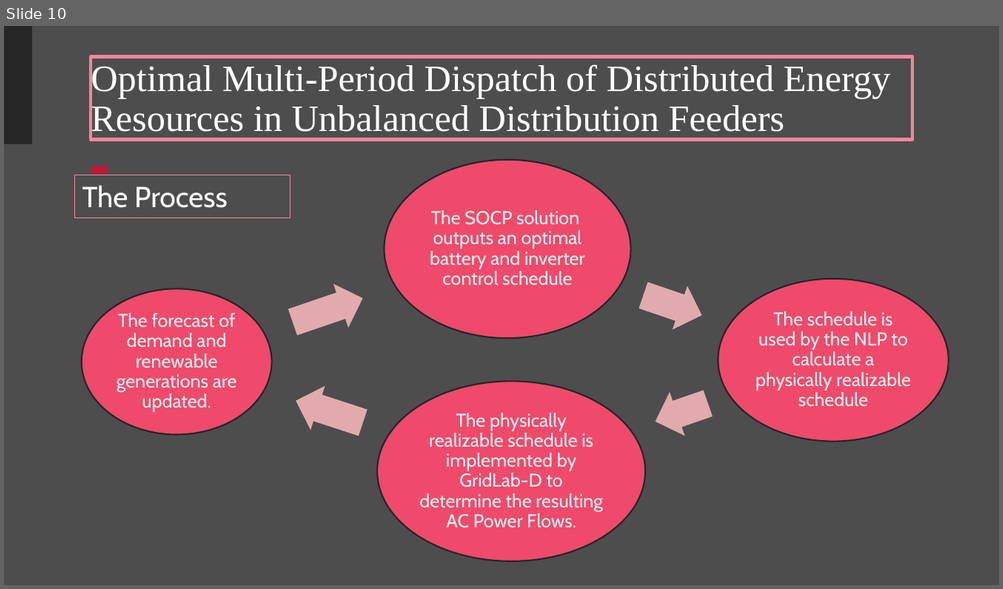
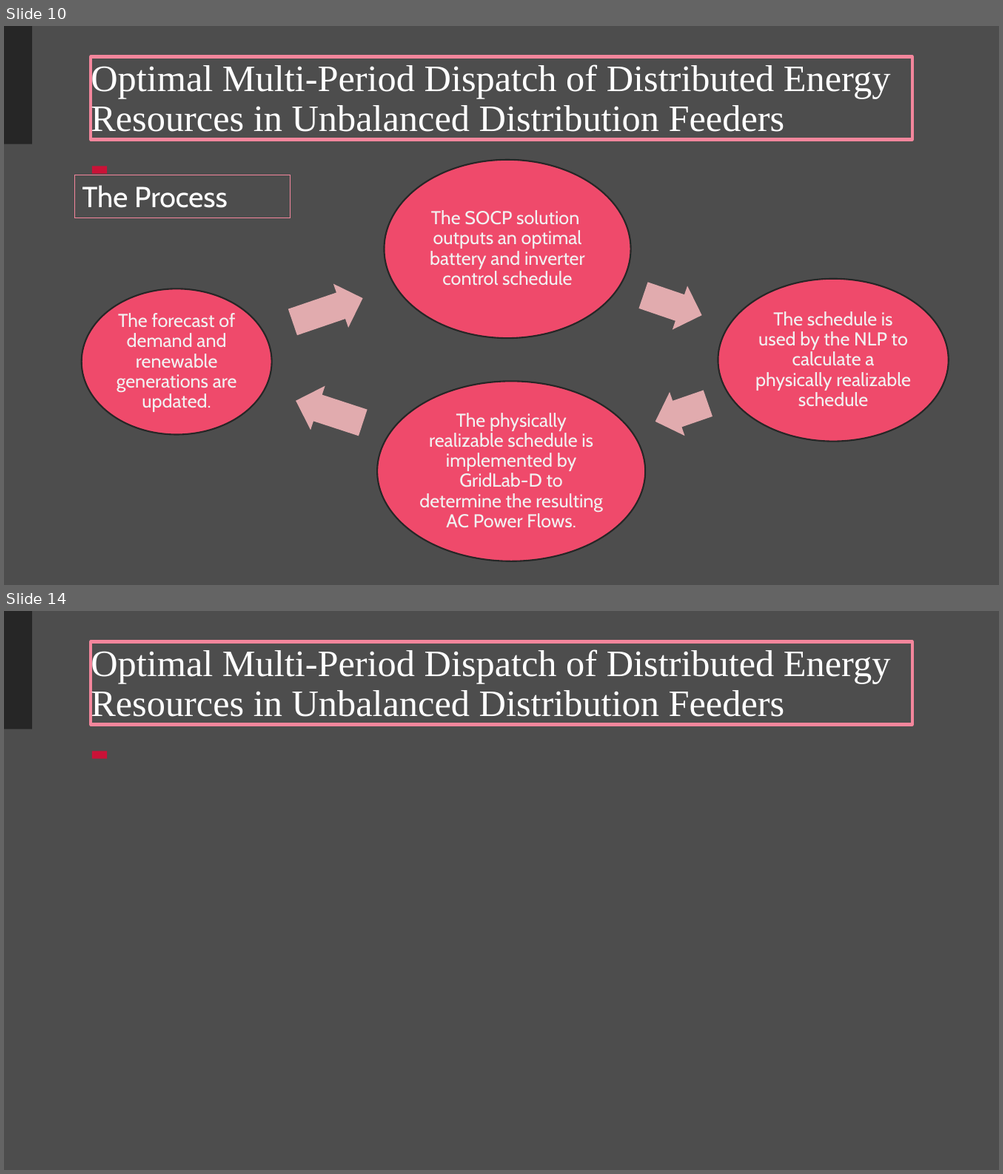
Before and after one commit to Realife-Brahmin/OriginalDocsHub, a slide deck: research_showcase/multiPeriodOptimization_aryan_ritwajeet_jha.pptx. Shown one above the other, each under a label of ours: slide 10 before the commit, slides 10 and 14 after it; the slides between them are not shown. The pictures are 1003x589 and 1003x1174 pixels, drawn with LibreOffice and Linux fonts; fonts in the diff are those of the drawing; grey boxes stand for pictures; background and template pictures are left out. Boxes give left, top, right and bottom in pixels: in the first picture for what was removed or moved away, otherwise in the second. Text is boxed around its words. In the diff, an @@ line names an element or a change of style, - is before the commit and + after.

```diff
--- a/research_showcase/multiPeriodOptimization_aryan_ritwajeet_jha.pptx
+++ b/research_showcase/multiPeriodOptimization_aryan_ritwajeet_jha.pptx
@@ slide 14 added at (4,611,999,1170), background #4D4D4D; not listed: 2 template elements that a slide beside it also shows @@
@@ title added at (91,641,912,724), outline #F4869C 3 pt, 36 pt, text #FFFFFF @@
+Optimal Multi-Period Dispatch of Distributed Energy Resources in Unbalanced Distribution Feeders
```
Also in this commit, not shown: 3 slides changed, 5 other slides added.
